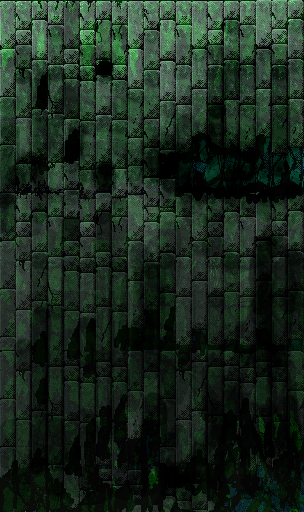
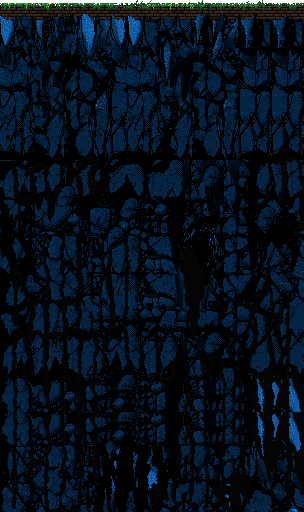
Comparing the layer stacks of the two w=304, h=512 images. Changes:
added layer "Layer" (dissolve) above "Background" over [0, 0, 304, 89]
painted on "Background" over [0, 0, 304, 512]
